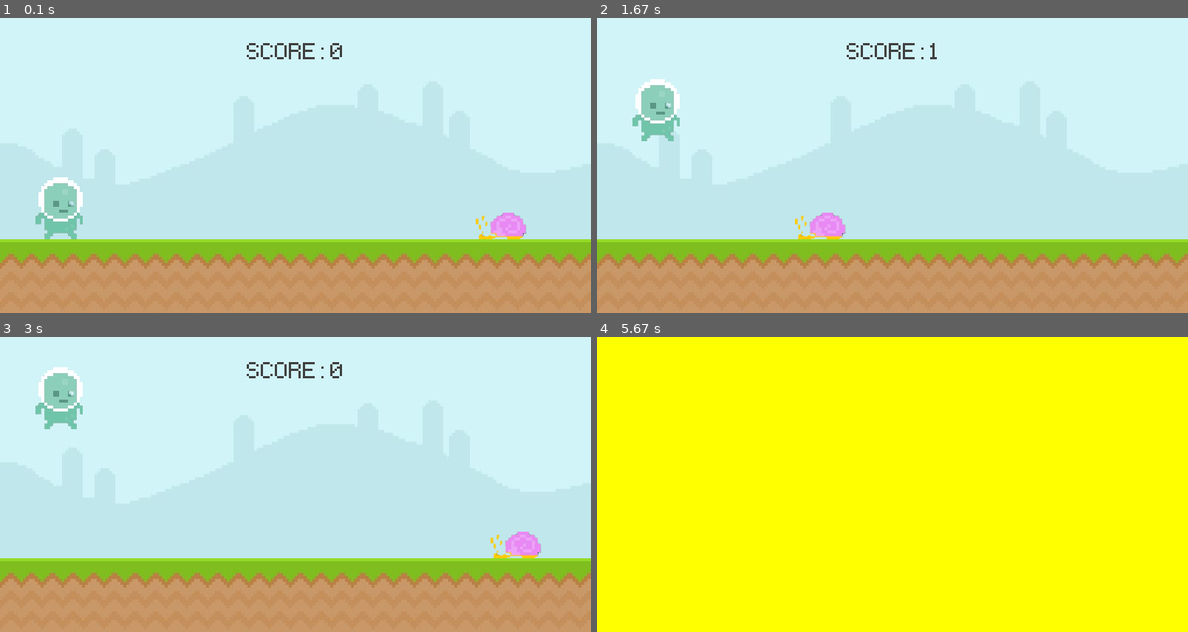
Above: before the commit, frames 1-4 (two rows, left to right).
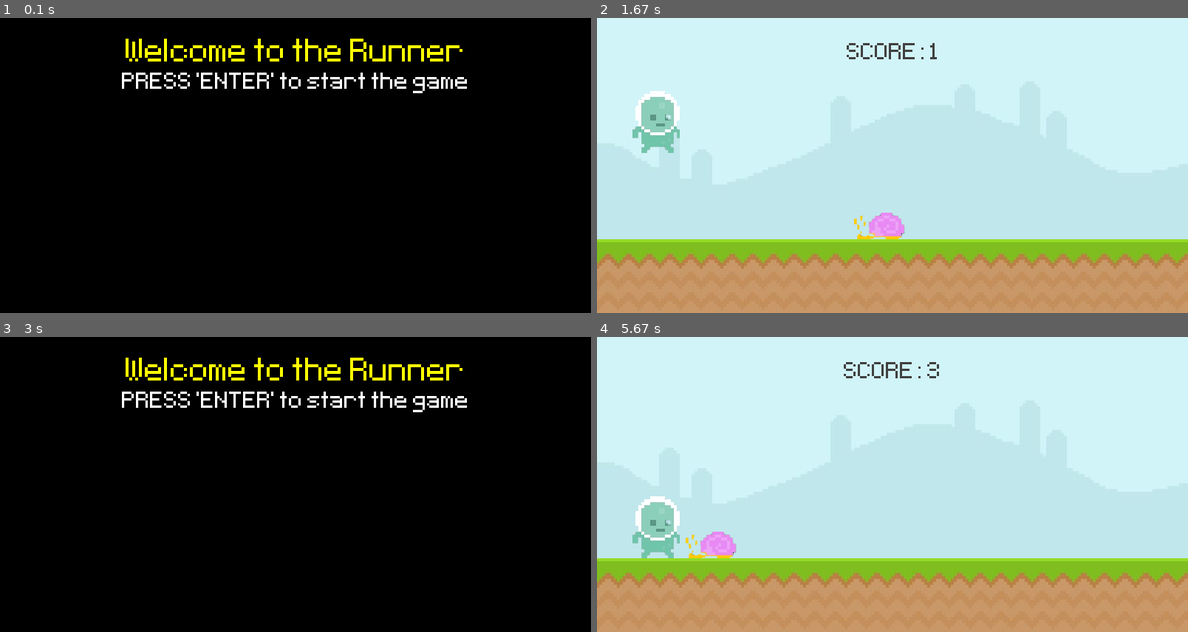
Above: after the commit, the same moments.

Repository: arushi32588/pygame.runner
Game: pygame game, started from runner.py
The game is run twice, just before and just after one commit, with the same random seed, the same clock (stepped at 60 frames per second) and the same inputs.
Inputs (mouse positions are in pixels of both pictures, inside the frame that each line leads up to):
- Up to frame 1 (0.1 s): no input
- Up to frame 2 (1.67 s): tap Space at 0.33 s; click (656, 35) at 0.72 s; click (656, 206) at 1.55 s
- Up to frame 3 (3 s): tap Space at 2.83 s
- Up to frame 4 (5.67 s): tap Space at 3.23, 3.53, 4.07, 4.37, 4.57, 4.87, 5.47 s

The runs differ from the first frame. In frame 1, 100% of the frame differs, in the area x 0-100%, y 0-100%; in frame 2, 2.1%; in frame 3, 100%; in frame 4, 100%.

Commit message:
Added start and end display pages

Diff:
--- a/runner.py
+++ b/runner.py
@@ -6,9 +6,10 @@
 pygame.display.set_caption('Runner') #Naming the title of the window
 clock = pygame.time.Clock()
 font1 = pygame.font.Font('font/Pixeltype.ttf', 50)
-font2 = pygame.font.Font('font/Pixeltype.ttf', 25)
-game_active = True
+font2 = pygame.font.Font('font/Pixeltype.ttf', 70)
+game_active = -1
 start_time = 0
+score = 0
 
 sky_surface = pygame.image.load('graphics/Sky.jpeg').convert()
 ground_surface = pygame.image.load('graphics/Ground.jpeg').convert()
@@ -20,6 +21,18 @@
 
 snail_surf = pygame.image.load('graphics/Snail/snail1.png').convert_alpha()
 snail_rect = snail_surf.get_rect(midbottom = (700,300))
+
+welcome_1 = font2.render('Welcome to the Runner', False, 'Yellow')
+welcome_1_rect = welcome_1.get_rect(center = (400, 50))
+
+welcome_2 = font1.render("PRESS 'ENTER' to start the game", True, 'White')
+welcome_2_rect = welcome_2.get_rect(center = (400, 90) )
+
+game_over = font2.render('Game over', False, 'Red')
+game_over_rect = game_over.get_rect(center =(400, 50))
+
+leaderboard = font1.render('LEADERBOARD', False, 'Yellow')
+leaderboard_rect = leaderboard.get_rect(center = (400, 90))
 
 #score_surf = font1.render('Runner', False, (64, 64, 64))
 #score_rect = score_surf.get_rect(center = (400, 50))
@@ -33,21 +46,24 @@
         if event.type == pygame.QUIT:
             pygame.quit()
             exit() #ends the while True loop so that it cannot continue to update and throw an error
-        if game_active == True:
+        if game_active == -1:
+            if event.type == pygame.KEYDOWN and pygame.K_RETURN:
+                game_active = 1
+        if game_active == 1:
             if event.type == pygame.MOUSEBUTTONDOWN:
                 if player_rect.collidepoint(event.pos) and player_rect.bottom == 300:
                     player_gravity = -23
-        else:
+            if event.type == pygame.KEYDOWN:
+                if event.key == pygame.K_SPACE and player_rect.bottom == 300:
+                    player_gravity = -23
+        #if game gets over
+        elif game_active == 2:
             if event.type == pygame.KEYDOWN and event.key == pygame.K_SPACE:
-                game_active = True
+                game_active = -1
                 snail_rect.left = 700
                 start_time = int(pygame.time.get_ticks()/1000)
 
-        # draw all our elements
-        if event.type == pygame.KEYDOWN:
-            if event.key == pygame.K_SPACE and player_rect.bottom == 300:
-                player_gravity = -23
-    if game_active == True:
+    if game_active == 1:
         screen.blit(ground_surface, (0,300)) # telling the system we want to place a ground on display surface
         screen.blit(sky_surface, (0,0)) # telling the system we want to place a sky on display surface
         #pygame.draw.rect(screen, '#c0e8ec', score_rect)
@@ -70,11 +86,40 @@
         snail_rect.left -= 4
         if snail_rect.right <= 0:
             snail_rect.left = 800
+        if current_time<= 10:
+            clock.tick(60)
+        elif current_time in range (10, 20):
+            clock.tick(80)
+        elif current_time in range (20, 30):
+            clock.tick(100)
+        elif current_time in range (30, 40):
+            clock.tick(120)
+        elif current_time in range (40, 50):
+            clock.tick(140)
+        elif current_time in range (50, 60):
+            clock.tick(160)
+        elif current_time in range (60, 70):
+            clock.tick(180)
+        elif current_time in range (70, 80):
+            clock.tick(200)
+        elif current_time in range (80, 90):
+            clock.tick(220)
+        else:
+            clock.tick(240)
         #Collision
         if snail_rect.colliderect(player_rect) == 1:
-            game_active = False
+            game_active = 2
+            score += score
+
+    elif game_active == -1:
+        screen.fill('Black')
+        screen.blit(welcome_1, welcome_1_rect)
+        screen.blit(welcome_2, welcome_2_rect)
     else:
-        screen.fill('Yellow')
+        screen.fill('Black')
+        screen.blit(game_over, game_over_rect)
+        screen.blit(leaderboard, leaderboard_rect)
+
 
     '''keys = pygame.key.get_pressed()
     if keys[pygame.K_SPACE]:
@@ -83,7 +128,7 @@
     # update everything
     pygame.display.update() # updates everything happening in the loop to display
     #clock.tick(60) # telling the while loop it should not run more than 60 times/second
-    if current_time<= 10:
+    '''if current_time<= 10:
         clock.tick(60)
     elif current_time in range (10, 20):
         clock.tick(80)
@@ -102,4 +147,4 @@
     elif current_time in range (80, 90):
         clock.tick(220)
     else:
-        clock.tick(240)
+        clock.tick(240)'''
